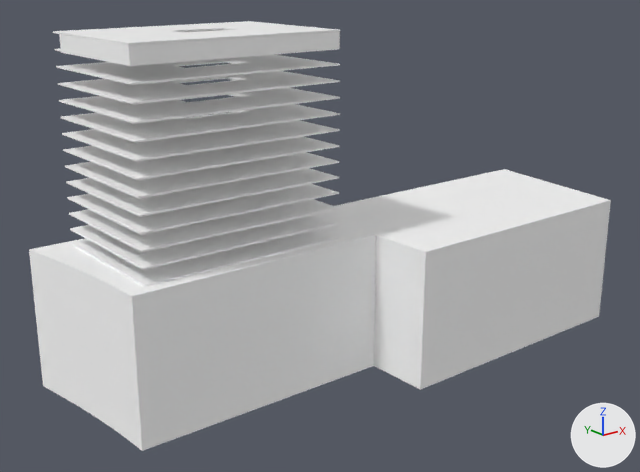
The glTF model mirabase.glb: old version first, new version second.
Camera for both pictures: a camera (50 mm lens) standing at (-93.6, -135.0, 44.6) and looking at (0.1, -18.0, -2.2). Every picture has the same lights, and +X, +Y and +Z are marked at lower right. The picture after the commit comes second. Vertices at exactly the same position are counted once.
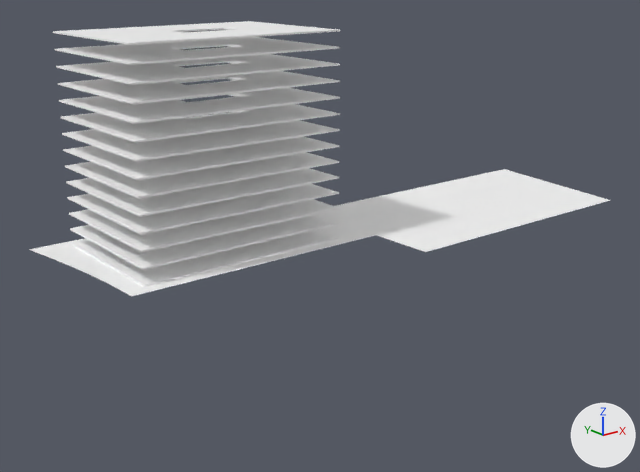
The change, as JSON lines over the scene's bpy script:
```json
{"block": "me_mesh", "where": "# used by ob_mesh; location = (0.0, 0.0, 0.0)"}
{"op": "remove", "block": "me_mesh", "code": "me_mesh.from_pydata(...)  # 16 vertices, 32 faces; spans x -39.1..-3.1, y -26.9..-2.2, z 0.0..0.2"}
{"op": "add", "block": "me_mesh", "code": "me_mesh.from_pydata(...)  # 92 vertices, 180 faces; spans x -45.4..58.6, y -40.7..0.0, z 0.0"}
{"block": "me_mesh", "change": "me_mesh part 1: 16 vertices removed from x -39.1..-3.1, y -26.9..-2.2, z 0.0..0.2; 92 vertices added at x -45.4..58.6, y -40.7..0.0, z 0.0"}
{"block": "me_mesh_001", "where": "# used by ob_mesh_001; location = (0.0, 0.0, 0.0)"}
{"op": "remove", "block": "me_mesh_001", "code": "me_mesh_001.from_pydata(...)  # 16 vertices, 32 faces; spans x -39.1..-3.1, y -26.9..-2.2, z 2.6..2.8"}
{"op": "add", "block": "me_mesh_001", "code": "me_mesh_001.from_pydata(...)  # 16 vertices, 32 faces; spans x -39.1..-3.1, y -26.9..-2.2, z 33.8..34.0"}
{"block": "me_mesh_001", "change": "me_mesh_001 part 2: 16 vertices added at x -39.1..-3.1, y -26.9..-2.2, z 33.8..34.0"}
{"block": "me_mesh_001", "change": "other edits to the shape of me_mesh_001 do not show in these pictures"}
{"block": "me_mesh_014", "where": "# used by ob_mesh_014; location = (0.0, 0.0, 0.0)"}
{"op": "remove", "block": "me_mesh_014", "code": "me_mesh_014.from_pydata(...)  # 8 vertices, 12 faces; spans x -39.15..-28.35, y -26.89..-17.61, z 31.05..33.75"}
{"op": "add", "block": "me_mesh_014", "code": "me_mesh_014.from_pydata(...)  # 16 vertices, 32 faces; spans x -39.1..-3.08, y -26.94..-2.16, z 0.0..0.25"}
{"block": "me_mesh_014", "change": "me_mesh_014 part 3: 8 vertices removed from x -39.15..-28.35, y -26.89..-17.61, z 31.05..33.75"}
{"block": "me_mesh_014", "change": "other edits to the shape of me_mesh_014 do not show in these pictures"}
{"op": "remove", "block": "ob_mesh_015", "code": ["ob_mesh_015 = bpy.data.objects.new('mesh.015', me_mesh_015)", "ob_mesh_015.location = (0.0, 0.0, 0.0)"]}
{"op": "remove", "block": "ob_mesh_016", "code": ["ob_mesh_016 = bpy.data.objects.new('mesh.016', me_mesh_016)", "ob_mesh_016.location = (0.0, 0.0, 0.0)"]}
{"op": "remove", "block": "ob_mesh_020", "code": ["ob_mesh_020 = bpy.data.objects.new('mesh.020', me_mesh_020)", "ob_mesh_020.location = (0.0, 0.0, 0.0)"]}
{"op": "remove", "block": "ob_mesh_022", "code": ["ob_mesh_022 = bpy.data.objects.new('mesh.022', me_mesh_022)", "ob_mesh_022.location = (0.0, 0.0, 0.0)"]}
{"op": "remove", "block": "ob_mesh_023", "code": ["ob_mesh_023 = bpy.data.objects.new('mesh.023', me_mesh_023)", "ob_mesh_023.location = (0.0, 0.0, 0.0)"]}
```

What differs and where, as boxes [x1, y1, x2, y2] in the pictures (640 x 472 px):
```json
{"object": "mesh.023", "change": "deleted", "before": [29, 169, 611, 451]}
{"object": "mesh.015", "change": "deleted", "before": [198, 35, 284, 60]}
{"object": "mesh.016", "change": "deleted", "before": [284, 32, 340, 54]}
{"object": "mesh.022", "change": "deleted", "before": [79, 37, 99, 60]}
{"object": "mesh.020", "change": "deleted", "before": [59, 34, 80, 56]}
{"part": 1, "of": "me_mesh", "change": "reshaped", "before": [72, 230, 339, 287], "after": [29, 199, 610, 296]}
{"part": 2, "of": "me_mesh_001", "change": "added", "after": [53, 21, 340, 45]}
{"part": 3, "of": "me_mesh_014", "change": "deleted", "before": [97, 40, 200, 66]}
{"object": "mesh.012", "change": "unchanged, uncovered by the edit", "before": [55, 47, 340, 65], "after": [69, 199, 339, 252]}
```
